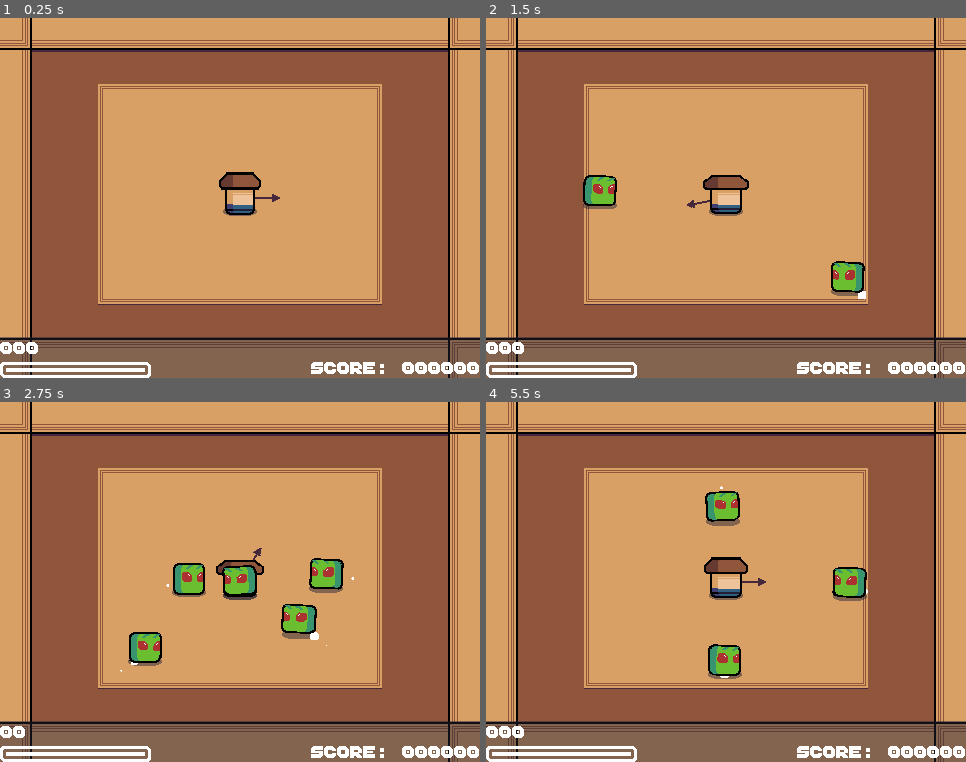
Above: before the commit, frames 1-4 (two rows, left to right).
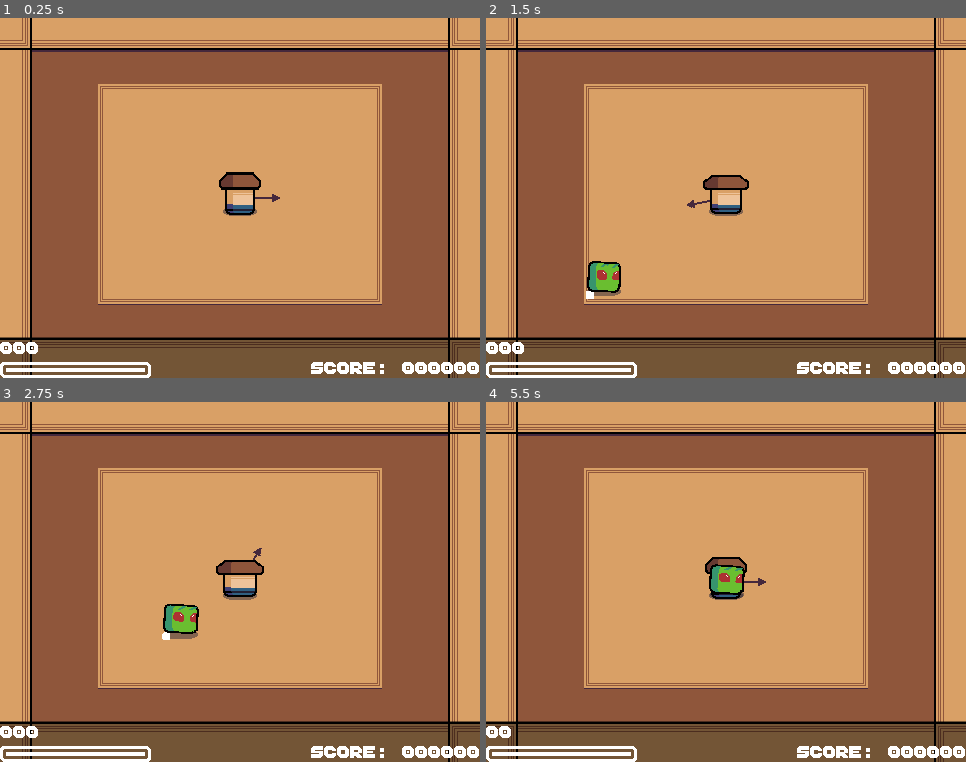
Above: after the commit, the same moments.

Repository: NexusrexDev/Bushidash
Game: Godot game, scene res://World/base.tscn
Same seed, same stepped clock (60 frames per second), same inputs: the game is played once before the commit and once after it.
Inputs (mouse positions are in pixels of both pictures, inside the frame that each line leads up to):
- Up to frame 1 (0.25 s): no input
- Up to frame 2 (1.5 s): tap Enter at 0.5 s; move the mouse to (831, 180) at 0.52 s; move the mouse to (630, 216) at 1.27 s
- Up to frame 3 (2.75 s): move the mouse to (288, 502) at 2.02 s
- Up to frame 4 (5.5 s): move the mouse to (702, 654) at 2.77 s; move the mouse to (870, 636) at 3.52 s; move the mouse to (582, 528) at 4.27 s; move the mouse to (750, 582) at 5.02 s

The runs differ from the first frame. In frame 1, 9.0% of the frame differs, in the area x 0-100%, y 88-100%; in frame 2, 11%; in frame 3, 13%, in the area x 0-100%, y 43-100%; in frame 4, 12%.

Commit message:
Screenshake, hitstop and minor spawner changes

Diff:
--- a/Enemies/Charger/charger_enemy.gd
+++ b/Enemies/Charger/charger_enemy.gd
@@ -19,8 +19,7 @@
 	#Spawn anim goes here
 	_charge_timer.start()
 	if _player:
-		if _player.position.x < position.x:
-			_sprite.flip_h = true
+		_sprite.flip_h = (_player.position.x < position.x)
 
 func _physics_process(delta: float) -> void:
 	# move towards the player if the object still exists
@@ -31,14 +30,13 @@
 
 func _on_charge_timer_timeout() -> void:
 	_animation_player.play("start_charge")
+	if _player:
+		_sprite.flip_h = (_player.position.x < position.x)
 
 func start_charge() -> void:
 	if _player:
 		_charge_velocity = (_player.position - position).normalized() * _charge_speed
-		if _charge_velocity.x < 0:
-			_sprite.flip_h = true
-		else:
-			_sprite.flip_h = false
+		_sprite.flip_h = (_charge_velocity.x < 0)
 		_is_charging = true
 		_animation_player.play("charge")
 
@@ -47,6 +45,7 @@
 	_charge_velocity = Vector2.ZERO
 	_charge_timer.start()
 	_animation_player.play("RESET")
+	GameManager.screen_shake(1.5)
 
 func _on_hurt_component_damage() -> void:
 	_death()
@@ -54,6 +53,8 @@
 func _death() -> void:
 	emit_signal(destroyed.get_name())
 	GameManager.enemy_destroyed(_score)
+	GameManager.hitstop(0.1, 0.05)
+	GameManager.screen_shake(1.5)
 
 	var explosion : Node2D = _explosion_particles.instantiate()
 	explosion.position = position
--- a/Enemies/Charger/charger_enemy.tscn
+++ b/Enemies/Charger/charger_enemy.tscn
@@ -11,6 +11,57 @@
 
 [sub_resource type="RectangleShape2D" id="RectangleShape2D_oug60"]
 size = Vector2(32, 32)
+
+[sub_resource type="Animation" id="Animation_rwnvy"]
+length = 0.001
+tracks/0/type = "value"
+tracks/0/imported = false
+tracks/0/enabled = true
+tracks/0/path = NodePath("Sprite2D:position")
+tracks/0/interp = 1
+tracks/0/loop_wrap = true
+tracks/0/keys = {
+"times": PackedFloat32Array(0),
+"transitions": PackedFloat32Array(1),
+"update": 0,
+"values": [Vector2(0, 0)]
+}
+tracks/1/type = "value"
+tracks/1/imported = false
+tracks/1/enabled = true
+tracks/1/path = NodePath("Sprite2D:scale")
+tracks/1/interp = 1
+tracks/1/loop_wrap = true
+tracks/1/keys = {
+"times": PackedFloat32Array(0),
+"transitions": PackedFloat32Array(1),
+"update": 0,
+"values": [Vector2(1, 1)]
+}
+tracks/2/type = "value"
+tracks/2/imported = false
+tracks/2/enabled = true
+tracks/2/path = NodePath("Sprite2D:rotation")
+tracks/2/interp = 1
+tracks/2/loop_wrap = true
+tracks/2/keys = {
+"times": PackedFloat32Array(0),
+"transitions": PackedFloat32Array(1),
+"update": 0,
+"values": [0.0]
+}
+tracks/3/type = "value"
+tracks/3/imported = false
+tracks/3/enabled = true
+tracks/3/path = NodePath("AnimationPlayer:speed_scale")
+tracks/3/interp = 1
+tracks/3/loop_wrap = true
+tracks/3/keys = {
+"times": PackedFloat32Array(0),
+"transitions": PackedFloat32Array(1),
+"update": 0,
+"values": [1.2]
+}
 
 [sub_resource type="Animation" id="Animation_bmk3x"]
 resource_name = "charge"
@@ -54,57 +105,6 @@
 "values": [0.0, 0.0698132, 0.0, -0.0698132, 0.0]
 }
 
-[sub_resource type="Animation" id="Animation_rwnvy"]
-length = 0.001
-tracks/0/type = "value"
-tracks/0/imported = false
-tracks/0/enabled = true
-tracks/0/path = NodePath("Sprite2D:position")
-tracks/0/interp = 1
-tracks/0/loop_wrap = true
-tracks/0/keys = {
-"times": PackedFloat32Array(0),
-"transitions": PackedFloat32Array(1),
-"update": 0,
-"values": [Vector2(0, 0)]
-}
-tracks/1/type = "value"
-tracks/1/imported = false
-tracks/1/enabled = true
-tracks/1/path = NodePath("Sprite2D:scale")
-tracks/1/interp = 1
-tracks/1/loop_wrap = true
-tracks/1/keys = {
-"times": PackedFloat32Array(0),
-"transitions": PackedFloat32Array(1),
-"update": 0,
-"values": [Vector2(1, 1)]
-}
-tracks/2/type = "value"
-tracks/2/imported = false
-tracks/2/enabled = true
-tracks/2/path = NodePath("Sprite2D:rotation")
-tracks/2/interp = 1
-tracks/2/loop_wrap = true
-tracks/2/keys = {
-"times": PackedFloat32Array(0),
-"transitions": PackedFloat32Array(1),
-"update": 0,
-"values": [0.0]
-}
-tracks/3/type = "value"
-tracks/3/imported = false
-tracks/3/enabled = true
-tracks/3/path = NodePath("AnimationPlayer:speed_scale")
-tracks/3/interp = 1
-tracks/3/loop_wrap = true
-tracks/3/keys = {
-"times": PackedFloat32Array(0),
-"transitions": PackedFloat32Array(1),
-"update": 0,
-"values": [1.2]
-}
-
 [sub_resource type="Animation" id="Animation_pxhn1"]
 resource_name = "start_charge"
 step = 0.1
@@ -167,7 +167,7 @@
 }
 
 [node name="ChargerEnemy" type="CharacterBody2D" node_paths=PackedStringArray("_sprite", "_charge_timer")]
-collision_layer = 2
+collision_layer = 4
 collision_mask = 2
 motion_mode = 1
 script = ExtResource("1_bi4an")
--- a/Enemies/Follower/base_enemy.gd
+++ b/Enemies/Follower/base_enemy.gd
@@ -30,6 +30,8 @@
 func _death() -> void:
 	emit_signal(destroyed.get_name())
 	GameManager.enemy_destroyed(_score)
+	GameManager.hitstop(0.1, 0.05)
+	GameManager.screen_shake(1.5)
 
 	var explosion : Node2D = _explosion_particles.instantiate()
 	explosion.position = position
--- a/Enemies/Ranger/ranger_enemy.gd
+++ b/Enemies/Ranger/ranger_enemy.gd
@@ -39,6 +39,8 @@
 func _death() -> void:
 	emit_signal(destroyed.get_name())
 	GameManager.enemy_destroyed(_score)
+	GameManager.hitstop(0.1, 0.05)
+	GameManager.screen_shake(1.5)
 
 	var explosion : Node2D = _explosion_particles.instantiate()
 	explosion.position = position
--- a/Player/player.gd
+++ b/Player/player.gd
@@ -83,6 +83,8 @@
 	if _iframes_timer.is_stopped():
 		hp -= 1
 		GameManager.reset_combo()
+		GameManager.hitstop(0.1, 0.1)
+		GameManager.screen_shake(3)
 		_iframes_timer.start()
 		if hp <= 0:
 			GameManager.restart_game()
--- a/Singleton/game_manager.gd
+++ b/Singleton/game_manager.gd
@@ -12,6 +12,15 @@
 var combo : int = 0
 var combo_time : float = 1.0 : set = _set_combo_time
 
+var _camera : Camera2D
+var _shake_value : float = 0.0
+var _default_timescale : float = 1.0
+
+func _ready() -> void:
+	_camera = Camera2D.new()
+	_camera.anchor_mode = Camera2D.ANCHOR_MODE_FIXED_TOP_LEFT
+	add_child(_camera)
+
 func _set_combo_time(value : float) -> void:
 	combo_time = value
 	emit_signal(combo_time_updated.get_name())
@@ -19,6 +28,7 @@
 func restart_game() -> void:
 	score = 0
 	combo = 0
+	Engine.time_scale = 1.0
 	get_tree().call_deferred("reload_current_scene")
 
 func enemy_destroyed(amount : int) -> void:
@@ -43,10 +53,28 @@
 	combo = 0
 	emit_signal(combo_ended.get_name())
 
-func _process(delta : float) -> void:
+func hitstop(timescale: float, duration : float) -> void:
+	Engine.time_scale = timescale
+	await get_tree().create_timer(duration, true, false, true).timeout
+	Engine.time_scale = _default_timescale
+
+func screen_shake(value : float) -> void:
+	_shake_value = value
+
+func _handle_combo_time(delta : float) -> void:
 	if combo > 0:
 		combo_time -= 0.8 * delta
 		if combo_time <= 0:
 			reset_combo()
 			combo_time = 1.0
 			emit_signal(combo_time_updated.get_name())
+
+func _handle_screen_shake(delta : float) -> void:
+	if _shake_value > 0:
+		_shake_value = max(0, _shake_value - delta * 10)
+		_camera.offset.x = randf_range(-_shake_value, _shake_value)
+		_camera.offset.y = randf_range(-_shake_value, _shake_value)
+
+func _process(delta : float) -> void:
+	_handle_combo_time(delta)
+	_handle_screen_shake(delta)
--- a/UI/game_ui.tres
+++ b/UI/game_ui.tres
@@ -3,7 +3,7 @@
 [ext_resource type="FontFile" uid="uid://5motaqiu0tx" path="res://UI/Font/Bore Blasters 16.ttf" id="1_ayoy2"]
 
 [sub_resource type="StyleBoxFlat" id="StyleBoxFlat_fgvce"]
-bg_color = Color(0.133333, 0.12549, 0.203922, 0.470588)
+bg_color = Color(0, 0, 0, 0.470588)
 
 [resource]
 Label/fonts/font = ExtResource("1_ayoy2")
--- a/World/base.tscn
+++ b/World/base.tscn
@@ -47,6 +47,8 @@
 
 [node name="Player" parent="." instance=ExtResource("1_p2kjh")]
 position = Vector2(240, 180)
+hp = 3
+focus = 1.0
 
 [node name="Wall" type="StaticBody2D" parent="." groups=["Wall"]]
 collision_layer = 3
--- a/World/spawner.gd
+++ b/World/spawner.gd
@@ -39,8 +39,16 @@
 	var available_enemies : Array = _enemy_scenes.slice(0, _current_wave)
 	var available_spawn_points : Array = _spawn_points.duplicate()
 	var pattern := []
+
+	if _current_wave <= 3 and _current_pattern == 1:
+		var first_enemy : PackedScene = available_enemies[_current_wave - 1]
+		var spawn_point : Marker2D = available_spawn_points[randi() % available_spawn_points.size()]
+		pattern.append([first_enemy, spawn_point])
+		_target_enemies = 1
+		return pattern
+
 	var max_randi : int = 5
-	_target_enemies = randi() % max_randi + 1
+	_target_enemies = randi_range(2, max_randi)
 	for i in range(_target_enemies):
 		var enemy_type : PackedScene = available_enemies[randi() % available_enemies.size()]
 		var spawn_point : Marker2D = available_spawn_points[randi() % available_spawn_points.size()]
@@ -62,7 +70,7 @@
 func _on_enemy_destroyed() -> void:
 	_destroyed_enemies += 1
 	if _destroyed_enemies == _target_enemies:
-		if _current_pattern <= 3:
+		if _current_pattern <= 2:
 			_pattern_timer.start()
 		else:
 			_wave_timer.start()
